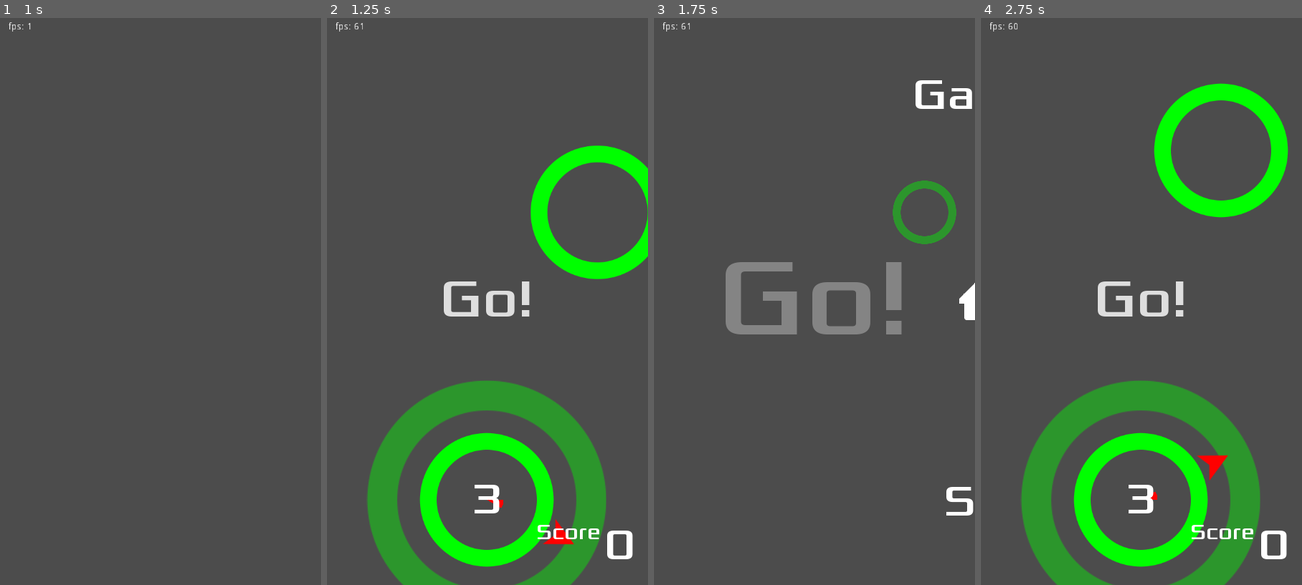
Above: before the commit, frames 1-4 (left to right).
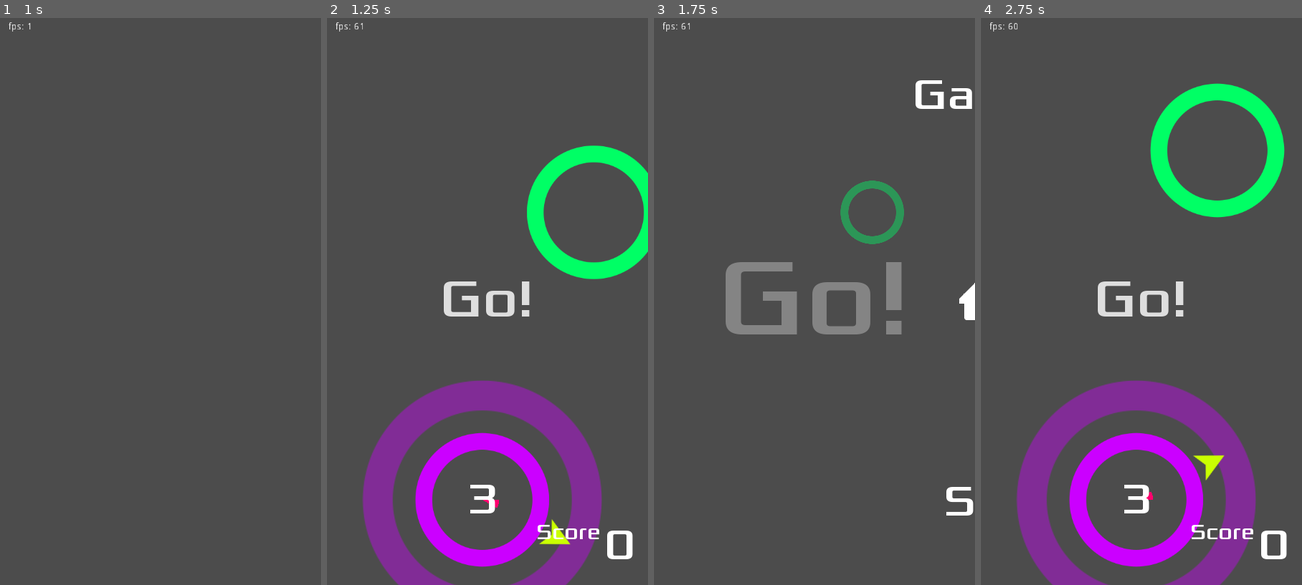
Above: after the commit, the same moments.

Repository: bearlikelion/OrbitalJump
Game: Godot game, scene res://src/Main.tscn
Two runs of this game, one before a commit and one after it. Both use one fixed random seed, a clock stepped at 60 frames per second and the inputs below.
Inputs (mouse positions are in pixels of both pictures, inside the frame that each line leads up to):
- Up to frame 1 (1 s): click (99, 295) at 0.5 s
- Up to frame 2 (1.25 s): no input
- Up to frame 3 (1.75 s): move the mouse to (885, 267) at 1.27 s; click (885, 267) at 1.42 s
- Up to frame 4 (2.75 s): click (1196, 295) at 2 s

Frame 1 is identical in both runs. In frame 2, 17% of the frame differs, in the area x 11-100%, y 22-100%; in frame 3, 1.4%; in frame 4, 18%, in the area x 11-96%, y 11-100%.

Commit message:
Moving circles

Diff:
--- a/src/Main.gd
+++ b/src/Main.gd
@@ -4,7 +4,9 @@
 var Jumper = preload("res://src/Objects/Jumper.tscn")
 
 var player
-var score
+var score = 0 setget set_score
+var level = 0
+onready var starting_score_per_level = Settings.circles_per_level
 
 func _ready():
     randomize()
@@ -20,7 +22,9 @@
 
     $Camera2D.position = $StartPosition.position
 
-    score = -10
+    level = 1
+    self.score = -1
+    Settings.circles_per_level = starting_score_per_level
 
     player = Jumper.instance()
     player.position = $StartPosition.position
@@ -47,10 +51,20 @@
 
 func _on_Jumper_captured(object):
     $Camera2D.position = object.position
+    call_deferred("spawn_circle")
+    $HUD.update_score(score)
     object.capture(player)
-    score += 10
+    self.score += 1
+
+
+func set_score(value):
+    score = value
     $HUD.update_score(score)
-    call_deferred("spawn_circle")
+    if score > 0 and score % Settings.circles_per_level == 0:
+        level += 1
+        Settings.circles_per_level = int(round(Settings.circles_per_level * 1.5))
+        print("Cirlces per: " + str(Settings.circles_per_level))
+        $HUD.show_message("Level %s" % str(level))
 
 
 func _on_Jumper_died():
--- a/src/Objects/Circle.gd
+++ b/src/Objects/Circle.gd
@@ -1,21 +1,25 @@
 extends Area2D
 
 onready var orbit_position = $Pivot/OrbitPosition
+onready var move_tween = $MoveTween
 
 enum MODES { STATIC, LIMITED }
 
-var radius = 100
+export var radius = 100
+export var num_orbits = 3
+export var move_range = 100
+export var move_speed = 1.0
+
 var rotation_speed = PI
 var mode = MODES.STATIC
-var num_orbits = 3
 var current_orbits = 0
 var orbit_start = null
 
 var jumper = null
 
 func _ready():
-    # init()
-    pass
+    $Sprite.material = $Sprite.material.duplicate()
+    $SpriteEffect.material = $Sprite.material
 
 
 func init(_position, _radius=radius, _mode=false):
@@ -28,6 +32,7 @@
     $Sprite.scale = Vector2(1, 1) * radius / img_size
     orbit_position.position.x = radius + 25
     rotation_speed *= pow(-1, randi() % 2)
+    set_tween()
 
 
 func _process(delta):
@@ -41,7 +46,8 @@
     if jumper:
         var r = ((radius - 25) / num_orbits) * (1 + num_orbits - current_orbits)
         draw_circle_arc_poly(Vector2.ZERO, r, orbit_start + PI/2,
-            $Pivot.rotation + PI/2, Color(1, 0, 0))
+            $Pivot.rotation + PI/2, Settings.theme["circle_fill"])
+
 
 func capture(target):
     jumper = target
@@ -61,13 +67,17 @@
     if _mode == false:
         _mode = MODES.values()[randi() % MODES.size()]
     mode = _mode
+    var color
     match mode:
         MODES.STATIC:
             $Label.hide()
+            color = Settings.theme["circle_static"]
         MODES.LIMITED:
             current_orbits = num_orbits
             $Label.text = str(current_orbits)
             $Label.show()
+            color = Settings.theme["circle_limited"]
+    $Sprite.material.set_shader_param("color", color)
 
 
 func check_orbits():
@@ -95,3 +105,13 @@
         var angle_point = angle_from + i * (angle_to - angle_from) / nb_points - PI/2
         points_arc.push_back(center + Vector2(cos(angle_point), sin(angle_point)) * _radius)
     draw_polygon(points_arc, colors)
+
+
+func set_tween(object=null, key=null):
+    if move_range == 0:
+        return
+    move_range *= -1
+    move_tween.interpolate_property(self, "position:x",
+        position.x, position.x + move_range,
+        move_speed, Tween.TRANS_QUAD, Tween.EASE_IN_OUT)
+    move_tween.start()
--- a/src/Objects/Circle.tscn
+++ b/src/Objects/Circle.tscn
@@ -94,8 +94,9 @@
 texture = ExtResource( 1 )
 
 [node name="SpriteEffect" type="Sprite" parent="."]
-visible = false
+self_modulate = Color( 1, 1, 1, 0 )
 material = SubResource( 1 )
+scale = Vector2( 3, 3 )
 texture = ExtResource( 1 )
 
 [node name="Label" type="Label" parent="."]
@@ -116,7 +117,6 @@
 }
 
 [node name="CollisionShape2D" type="CollisionShape2D" parent="."]
-visible = false
 shape = SubResource( 3 )
 
 [node name="Pivot" type="Node2D" parent="."]
@@ -129,3 +129,8 @@
 
 [node name="Beep" type="AudioStreamPlayer2D" parent="."]
 stream = ExtResource( 5 )
+
+[node name="MoveTween" type="Tween" parent="."]
+repeat = true
+playback/repeat = true
+[connection signal="tween_completed" from="MoveTween" to="." method="set_tween"]
--- a/src/Objects/Jumper.gd
+++ b/src/Objects/Jumper.gd
@@ -11,9 +11,15 @@
 var velocity = Vector2(250, 0)  # start value for testing
 var target = null  # if we're on a circle
 
+func _ready():
+    $Sprite.material.set_shader_param("color", Settings.theme['player_body'])
+    $Trail/Points.default_color = Settings.theme['player_trail']
+
+
 func _unhandled_input(event):
     if target and event is InputEventScreenTouch and event.pressed:
         jump()
+
 
 func jump():
     target.implode()
@@ -49,6 +55,7 @@
     emit_signal("died")
     queue_free()
 
+
 func _on_VisibilityNotifier2D_screen_exited():
     if !target:
         die()
--- a/src/Settings.gd
+++ b/src/Settings.gd
@@ -32,4 +32,5 @@
     }
 }
 
-var theme = color_schemes["NEON1"]
+var themes = color_schemes.values()
+var theme = themes[randi() % themes.size()]
--- a/src/UI/UI.gd
+++ b/src/UI/UI.gd
@@ -3,11 +3,13 @@
 onready var tween = $Tween
 
 func appear():
+    get_tree().call_group("buttons", "set_disabled", false)
     tween.interpolate_property(self, "offset:x", 500, 0, 0.5,
         Tween.TRANS_BACK, Tween.EASE_IN_OUT)
     tween.start()
 
 func disappear():
+    get_tree().call_group("buttons", "set_disabled", true)
     tween.interpolate_property(self, "offset:x", 0, 500, 0.4,
         Tween.TRANS_BACK, Tween.EASE_IN_OUT)
     tween.start()
